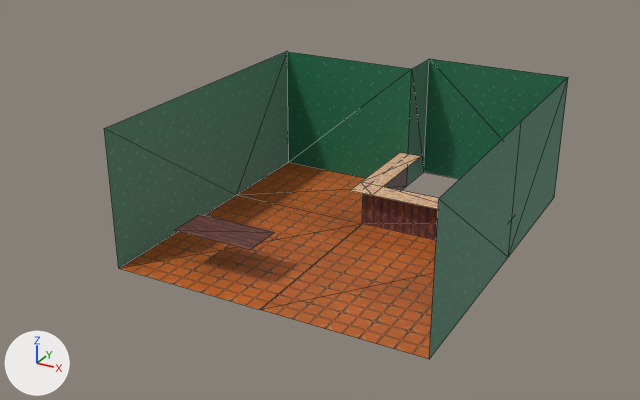
The glTF model assets/models/escena.glb as it was, and as the next commit left it.
Rendered twice from a camera (50 mm lens) standing at (28.7, -56.1, 31.0) and looking at (-1.3, -1.5, 3.7). Lighting does not change. The marker at lower left points along +X, +Y and +Z. Mesh edges are drawn as thin lines. Where no turn or scale is listed for an object, it has been applied to the vertices.

The first picture shows 'Barra', 'Mesa', 'Paredes', 'Suelo'.
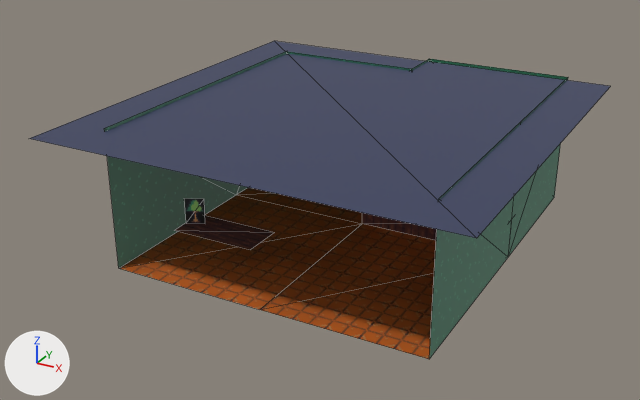
Changed parts and their boxes [x1, y1, x2, y2] in the pictures (640 x 400 px):
'Plane', added (blue)
    after: [29, 41, 610, 238]
'Lamp', added
    after: [184, 198, 205, 224]
'Paredes', unchanged, covered by the edit
    both: [104, 51, 568, 359]
'Barra', unchanged, covered by the edit
    before: [350, 153, 512, 243]
    after: [362, 213, 512, 243]

Patch to the scene script:
```diff
--- a/assets/models/escena.glb.py
+++ b/assets/models/escena.glb.py
@@ img_lamp @@
+img_lamp = load_image('lamp', '_unpacked/lamp', 13, 18, 'sRGB')
@@ mat_ceil @@
+mat_ceil = principled_material('Ceil')
+mat_ceil.base_color = (0.0381, 0.0479, 0.111)  # dark blue #373e5e
@@ mat_lamp @@
+mat_lamp = principled_material('Lamp')
+mat_lamp.texture = img_lamp
@@ me_plane_006 @@
+me_plane_006.from_pydata([(15.9, -15.9, 0.0), (-15.9, -15.9, 0.0), (15.9, 15.9, 0.0), (-15.9, 15.9, 0.0)], [], [(0, 1, 3), (0, 3, 2)])
+me_plane_006.materials.append(mat_ceil)  # dark blue #373e5e
@@ me_plane @@
+me_plane.from_pydata(...)  # 4 vertices, 2 faces; spans x -0.65..0.65, y -0.31..0.31, z -1.0..1.0
+me_plane.materials.append(mat_lamp)  # picture img_lamp
@@ ob_plane @@
+ob_plane = bpy.data.objects.new('Plane', me_plane_006)
+ob_plane.location = (0.0, 0.0, 10.65)
@@ ob_lamp @@
+ob_lamp = bpy.data.objects.new('Lamp', me_plane)
+ob_lamp.location = (-7.91, -8.51, 4.08)
```
